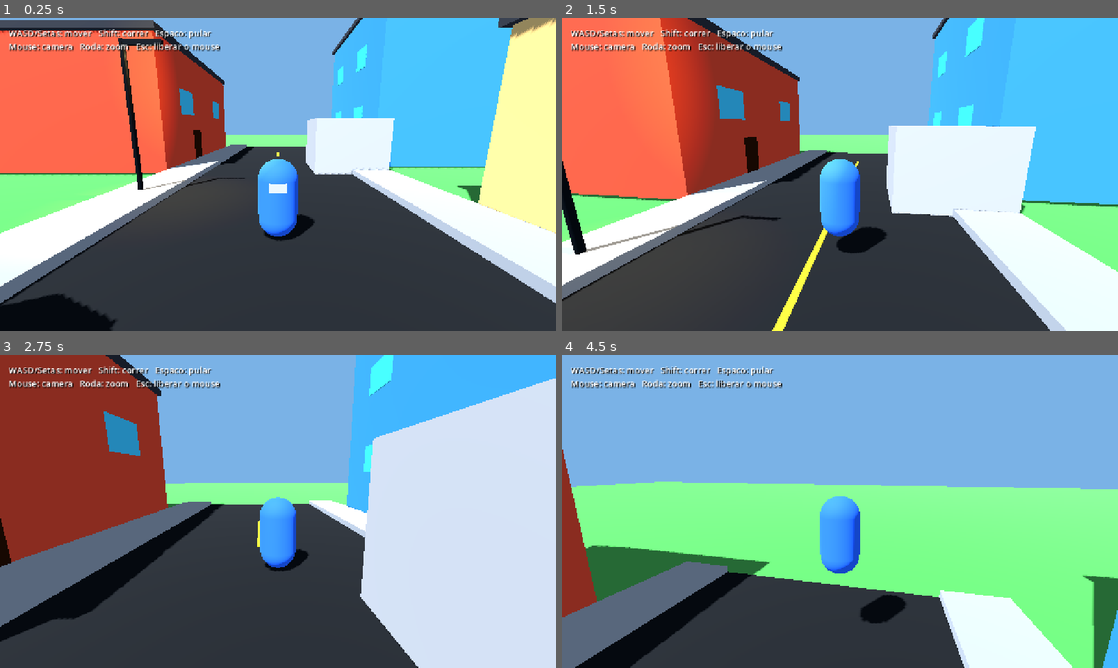
Above: before the commit, frames 1-4 (two rows, left to right).
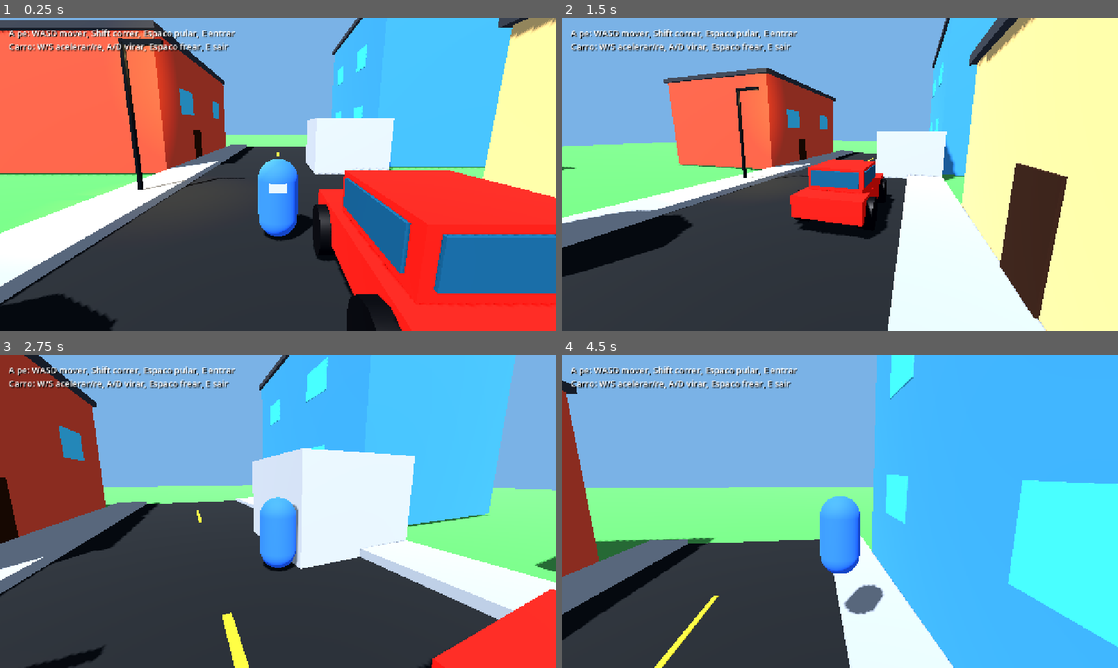
Above: after the commit, the same moments.

Repository: Rafium-MS/malandragem
Game: Godot game, scene res://scenes/main.tscn
Same seed, same stepped clock (60 frames per second), same inputs: the game is played once before the commit and once after it.
Inputs (mouse positions are in pixels of both pictures, inside the frame that each line leads up to):
- Up to frame 1 (0.25 s): no input
- Up to frame 2 (1.5 s): tap Enter at 0.5 s; move the mouse to (867, 174) at 0.52 s; hold E (interact, bound only after the commit) 0.53-1.28 s; hold W (move_forward) from 0.53 s (still down); tap Space (jump) at 0.77, 0.8, 1.07, 1.35 s; move the mouse to (812, 174) at 1.27 s
- Up to frame 3 (2.75 s): keep holding W (move_forward); tap Space (jump) at 1.52, 1.82, 2.3 s; tap E (interact, bound only after the commit) at 1.55 s; move the mouse to (289, 505) at 2.02 s; hold Shift (sprint) from 2.03 s (still down)
- Up to frame 4 (4.5 s): keep holding W (move_forward); move the mouse to (834, 517) at 2.77 s; release Shift (sprint) at 2.78 s; tap E (interact, bound only after the commit) at 2.85 s; tap Space (jump) at 3.02, 3.32, 3.77, 3.8, 4.07, 4.35 s; move the mouse to (878, 514) at 3.52 s; hold E (interact, bound only after the commit) 3.53-4.28 s; move the mouse to (795, 508) at 4.27 s

The runs differ from the first frame. In frame 1, 21% of the frame differs, in the area x 1-100%, y 3-100%; in frame 2, 67%, in the area x 0-100%, y 0-100%; in frame 3, 53%; in frame 4, 61%.

Commit message:
feat: adicionar primeiro veiculo dirigivel

Diff:
--- a/project.godot
+++ b/project.godot
@@ -59,6 +59,11 @@
 , Object(InputEventKey,"physical_keycode":4194326)
 ]
 }
+interact={
+"deadzone": 0.5,
+"events": [Object(InputEventKey,"physical_keycode":69)
+]
+}
 
 [rendering]
 
--- a/scenes/main.tscn
+++ b/scenes/main.tscn
@@ -1,7 +1,8 @@
-[gd_scene load_steps=9 format=3]
+[gd_scene load_steps=10 format=3]
 
 [ext_resource type="PackedScene" path="res://scenes/player/player.tscn" id="1_player"]
 [ext_resource type="PackedScene" path="res://scenes/world/city_map.tscn" id="2_city"]
+[ext_resource type="PackedScene" path="res://scenes/vehicles/arcade_car.tscn" id="3_car"]
 
 [sub_resource type="Environment" id="Environment_main"]
 background_mode = 1
@@ -62,6 +63,9 @@
 
 [node name="CityMap" parent="." instance=ExtResource("2_city")]
 
+[node name="ArcadeCar" parent="." instance=ExtResource("3_car")]
+position = Vector3(2, 0.1, 6)
+
 [node name="Instructions" type="Label" parent="."]
 offset_left = 20.0
 offset_top = 20.0
@@ -71,4 +75,4 @@
 theme_override_constants/shadow_offset_x = 2
 theme_override_constants/shadow_offset_y = 2
 theme_override_font_sizes/font_size = 20
-text = "WASD/Setas: mover   Shift: correr   Espaco: pular\nMouse: camera   Roda: zoom   Esc: liberar o mouse"
+text = "A pe: WASD mover, Shift correr, Espaco pular, E entrar\nCarro: W/S acelerar/re, A/D virar, Espaco frear, E sair"
--- /dev/null
+++ b/scenes/vehicles/arcade_car.tscn
@@ -0,0 +1,147 @@
+[gd_scene load_steps=10 format=3]
+
+[ext_resource type="Script" path="res://scripts/arcade_car.gd" id="1_script"]
+
+[sub_resource type="BoxShape3D" id="Shape_body"]
+size = Vector3(2.0, 1.7, 4.2)
+
+[sub_resource type="BoxMesh" id="Mesh_cube"]
+size = Vector3(1, 1, 1)
+
+[sub_resource type="CylinderMesh" id="Mesh_wheel"]
+top_radius = 0.5
+bottom_radius = 0.5
+height = 0.45
+radial_segments = 12
+
+[sub_resource type="StandardMaterial3D" id="Mat_body"]
+albedo_color = Color(0.82, 0.08, 0.055, 1)
+roughness = 0.72
+
+[sub_resource type="StandardMaterial3D" id="Mat_dark"]
+albedo_color = Color(0.035, 0.045, 0.055, 1)
+roughness = 0.5
+
+[sub_resource type="StandardMaterial3D" id="Mat_window"]
+albedo_color = Color(0.12, 0.32, 0.42, 1)
+metallic = 0.25
+roughness = 0.2
+
+[sub_resource type="StandardMaterial3D" id="Mat_light"]
+albedo_color = Color(1, 0.86, 0.35, 1)
+emission_enabled = true
+emission = Color(1, 0.7, 0.18, 1)
+emission_energy_multiplier = 1.5
+
+[sub_resource type="StandardMaterial3D" id="Mat_bumper"]
+albedo_color = Color(0.16, 0.17, 0.18, 1)
+metallic = 0.65
+roughness = 0.42
+
+[node name="ArcadeCar" type="CharacterBody3D"]
+script = ExtResource("1_script")
+floor_snap_length = 0.45
+floor_max_angle = 0.785398
+
+[node name="CollisionShape3D" type="CollisionShape3D" parent="."]
+position = Vector3(0, 0.9, 0)
+shape = SubResource("Shape_body")
+
+[node name="Visual" type="Node3D" parent="."]
+
+[node name="LowerBody" type="MeshInstance3D" parent="Visual"]
+position = Vector3(0, 0.8, 0)
+scale = Vector3(2.1, 0.65, 4.3)
+mesh = SubResource("Mesh_cube")
+material_override = SubResource("Mat_body")
+
+[node name="Cabin" type="MeshInstance3D" parent="Visual"]
+position = Vector3(0, 1.45, 0.25)
+scale = Vector3(1.75, 0.75, 2.15)
+mesh = SubResource("Mesh_cube")
+material_override = SubResource("Mat_body")
+
+[node name="Windshield" type="MeshInstance3D" parent="Visual"]
+position = Vector3(0, 1.5, -0.84)
+scale = Vector3(1.5, 0.48, 0.06)
+mesh = SubResource("Mesh_cube")
+material_override = SubResource("Mat_window")
+
+[node name="RearWindow" type="MeshInstance3D" parent="Visual"]
+position = Vector3(0, 1.5, 1.34)
+scale = Vector3(1.5, 0.48, 0.06)
+mesh = SubResource("Mesh_cube")
+material_override = SubResource("Mat_window")
+
+[node name="LeftWindow" type="MeshInstance3D" parent="Visual"]
+position = Vector3(-0.89, 1.5, 0.25)
+scale = Vector3(0.05, 0.48, 1.75)
+mesh = SubResource("Mesh_cube")
+material_override = SubResource("Mat_window")
+
+[node name="RightWindow" type="MeshInstance3D" parent="Visual"]
+position = Vector3(0.89, 1.5, 0.25)
+scale = Vector3(0.05, 0.48, 1.75)
+mesh = SubResource("Mesh_cube")
+material_override = SubResource("Mat_window")
+
+[node name="FrontLeftWheel" type="Node3D" parent="Visual"]
+position = Vector3(-1.02, 0.55, -1.25)
+
+[node name="Mesh" type="MeshInstance3D" parent="Visual/FrontLeftWheel"]
+rotation_degrees = Vector3(0, 0, 90)
+mesh = SubResource("Mesh_wheel")
+material_override = SubResource("Mat_dark")
+
+[node name="FrontRightWheel" type="Node3D" parent="Visual"]
+position = Vector3(1.02, 0.55, -1.25)
+
+[node name="Mesh" type="MeshInstance3D" parent="Visual/FrontRightWheel"]
+rotation_degrees = Vector3(0, 0, 90)
+mesh = SubResource("Mesh_wheel")
+material_override = SubResource("Mat_dark")
+
+[node name="RearLeftWheel" type="MeshInstance3D" parent="Visual"]
+position = Vector3(-1.02, 0.55, 1.3)
+rotation_degrees = Vector3(0, 0, 90)
+mesh = SubResource("Mesh_wheel")
+material_override = SubResource("Mat_dark")
+
+[node name="RearRightWheel" type="MeshInstance3D" parent="Visual"]
+position = Vector3(1.02, 0.55, 1.3)
+rotation_degrees = Vector3(0, 0, 90)
+mesh = SubResource("Mesh_wheel")
+material_override = SubResource("Mat_dark")
+
+[node name="LeftHeadlight" type="MeshInstance3D" parent="Visual"]
+position = Vector3(-0.62, 0.88, -2.17)
+scale = Vector3(0.42, 0.24, 0.06)
+mesh = SubResource("Mesh_cube")
+material_override = SubResource("Mat_light")
+
+[node name="RightHeadlight" type="MeshInstance3D" parent="Visual"]
+position = Vector3(0.62, 0.88, -2.17)
+scale = Vector3(0.42, 0.24, 0.06)
+mesh = SubResource("Mesh_cube")
+material_override = SubResource("Mat_light")
+
+[node name="FrontBumper" type="MeshInstance3D" parent="Visual"]
+position = Vector3(0, 0.58, -2.2)
+scale = Vector3(2.15, 0.2, 0.16)
+mesh = SubResource("Mesh_cube")
+material_override = SubResource("Mat_bumper")
+
+[node name="ExitPoint" type="Marker3D" parent="."]
+position = Vector3(-2.0, 0.2, 0)
+
+[node name="CameraPivot" type="Node3D" parent="."]
+position = Vector3(0, 1.55, 0.8)
+rotation = Vector3(-0.174533, 0, 0)
+
+[node name="SpringArm3D" type="SpringArm3D" parent="CameraPivot"]
+spring_length = 7.0
+margin = 0.2
+collision_mask = 1
+
+[node name="Camera3D" type="Camera3D" parent="CameraPivot/SpringArm3D"]
+fov = 72.0
--- /dev/null
+++ b/scripts/arcade_car.gd
@@ -0,0 +1,126 @@
+class_name ArcadeCar
+extends CharacterBody3D
+
+@export_category("Motor")
+@export var max_forward_speed := 22.0
+@export var max_reverse_speed := 8.0
+@export var engine_acceleration := 12.0
+@export var reverse_acceleration := 8.0
+@export var rolling_drag := 5.0
+@export var brake_strength := 28.0
+
+@export_category("Direcao")
+@export var steering_speed := 1.8
+@export var minimum_steering_speed := 0.5
+@export var high_speed_steering_factor := 0.4
+
+@export_category("Camera")
+@export var mouse_sensitivity := 0.0025
+@export var camera_smooth_speed := 14.0
+
+@onready var camera_pivot: Node3D = $CameraPivot
+@onready var camera: Camera3D = $CameraPivot/SpringArm3D/Camera3D
+@onready var front_left: Node3D = $Visual/FrontLeftWheel
+@onready var front_right: Node3D = $Visual/FrontRightWheel
+@onready var exit_point: Marker3D = $ExitPoint
+
+var gravity: float = ProjectSettings.get_setting("physics/3d/default_gravity")
+var current_speed := 0.0
+var _driver: Node3D
+var _camera_yaw := 0.0
+var _camera_pitch := deg_to_rad(-10.0)
+
+
+func _ready() -> void:
+	add_to_group("vehicles")
+	camera.current = false
+
+
+func _unhandled_input(event: InputEvent) -> void:
+	if _driver == null:
+		return
+	if event is InputEventMouseMotion and Input.mouse_mode == Input.MOUSE_MODE_CAPTURED:
+		_camera_yaw -= event.relative.x * mouse_sensitivity
+		_camera_pitch = clamp(
+			_camera_pitch - event.relative.y * mouse_sensitivity,
+			deg_to_rad(-40.0),
+			deg_to_rad(45.0)
+		)
+
+
+func _process(delta: float) -> void:
+	if _driver == null:
+		return
+	var weight := 1.0 - exp(-camera_smooth_speed * delta)
+	camera_pivot.rotation.y = lerp_angle(camera_pivot.rotation.y, _camera_yaw, weight)
+	camera_pivot.rotation.x = lerp_angle(camera_pivot.rotation.x, _camera_pitch, weight)
+
+
+func _physics_process(delta: float) -> void:
+	if not is_on_floor():
+		velocity.y -= gravity * delta
+	else:
+		velocity.y = -0.5
+
+	if _driver != null:
+		_apply_engine(delta)
+		_apply_steering(delta)
+	else:
+		current_speed = move_toward(current_speed, 0.0, rolling_drag * delta)
+
+	var forward := -global_transform.basis.z
+	velocity.x = forward.x * current_speed
+	velocity.z = forward.z * current_speed
+	move_and_slide()
+
+	for index in get_slide_collision_count():
+		var collision := get_slide_collision(index)
+		if absf(collision.get_normal().y) < 0.5:
+			current_speed *= 0.35
+			break
+
+
+func _apply_engine(delta: float) -> void:
+	var throttle := Input.get_axis("move_back", "move_forward")
+	if Input.is_action_pressed("jump"):
+		current_speed = move_toward(current_speed, 0.0, brake_strength * delta)
+	elif throttle > 0.0:
+		current_speed = move_toward(current_speed, max_forward_speed, engine_acceleration * throttle * delta)
+	elif throttle < 0.0:
+		current_speed = move_toward(current_speed, -max_reverse_speed, reverse_acceleration * -throttle * delta)
+	else:
+		current_speed = move_toward(current_speed, 0.0, rolling_drag * delta)
+
+
+func _apply_steering(delta: float) -> void:
+	var steering_input := Input.get_axis("move_left", "move_right")
+	if absf(current_speed) < minimum_steering_speed:
+		steering_input = 0.0
+
+	var speed_ratio := clampf(absf(current_speed) / max_forward_speed, 0.0, 1.0)
+	var steering_factor := lerpf(1.0, high_speed_steering_factor, speed_ratio)
+	var reverse_direction := signf(current_speed)
+	rotate_y(-steering_input * steering_speed * steering_factor * reverse_direction * delta)
+	front_left.rotation.y = lerp(front_left.rotation.y, -steering_input * 0.45, 10.0 * delta)
+	front_right.rotation.y = lerp(front_right.rotation.y, -steering_input * 0.45, 10.0 * delta)
+
+
+func can_enter() -> bool:
+	return _driver == null and absf(current_speed) < 2.0
+
+
+func set_driver(player: Node3D) -> void:
+	_driver = player
+	_camera_yaw = 0.0
+	_camera_pitch = deg_to_rad(-10.0)
+	camera_pivot.rotation = Vector3(_camera_pitch, 0.0, 0.0)
+	camera.current = true
+
+
+func remove_driver() -> void:
+	_driver = null
+	camera.current = false
+
+
+func get_exit_position() -> Vector3:
+	return exit_point.global_position
--- a/scripts/player.gd
+++ b/scripts/player.gd
@@ -13,6 +13,9 @@
 @export_range(0.0, 0.5, 0.01) var coyote_time := 0.12
 @export_range(0.0, 0.5, 0.01) var jump_buffer_time := 0.12
 @export var visual_turn_speed := 14.0
+
+@export_category("Interacao")
+@export var interaction_distance := 3.0
 
 @export_category("Camera")
 @export var mouse_sensitivity := 0.0025
@@ -30,6 +33,7 @@
 @onready var spring_arm: SpringArm3D = $CameraPivot/SpringArm3D
 @onready var camera: Camera3D = $CameraPivot/SpringArm3D/Camera3D
 @onready var visual: Node3D = $Visual
+@onready var body_collision: CollisionShape3D = $CollisionShape3D
 
 var gravity: float = ProjectSettings.get_setting("physics/3d/default_gravity")
 var _target_camera_yaw := 0.0
@@ -38,6 +42,7 @@
 var _coyote_timer := 0.0
 var _jump_buffer_timer := 0.0
 var _movement_state: StringName = &"idle"
+var _current_vehicle: Node3D
 
 
 func _ready() -> void:
@@ -47,6 +52,17 @@
 
 
 func _unhandled_input(event: InputEvent) -> void:
+	if event.is_action_pressed("interact"):
+		if is_instance_valid(_current_vehicle):
+			_exit_current_vehicle()
+		else:
+			_try_enter_nearest_vehicle()
+		get_viewport().set_input_as_handled()
+		return
+
+	if is_instance_valid(_current_vehicle):
+		return
+
 	if event is InputEventMouseMotion and Input.mouse_mode == Input.MOUSE_MODE_CAPTURED:
 		_target_camera_yaw -= event.relative.x * mouse_sensitivity
 		_target_camera_pitch -= event.relative.y * mouse_sensitivity
@@ -72,6 +88,9 @@
 
 
 func _process(delta: float) -> void:
+	if is_instance_valid(_current_vehicle):
+		return
+
 	var camera_weight := 1.0 - exp(-camera_smooth_speed * delta)
 	camera_pivot.rotation.y = lerp_angle(camera_pivot.rotation.y, _target_camera_yaw, camera_weight)
 	camera_pivot.rotation.x = lerp_angle(camera_pivot.rotation.x, _target_camera_pitch, camera_weight)
@@ -84,6 +103,11 @@
 
 
 func _physics_process(delta: float) -> void:
+	if is_instance_valid(_current_vehicle):
+		global_position = _current_vehicle.global_position
+		velocity = Vector3.ZERO
+		return
+
 	_update_jump_timers(delta)
 	_apply_gravity_and_jump(delta)
 
@@ -149,3 +173,35 @@
 
 func _horizontal_speed() -> float:
 	return Vector2(velocity.x, velocity.z).length()
+
+
+func _try_enter_nearest_vehicle() -> void:
+	var nearest_vehicle: Node3D
+	var nearest_distance := interaction_distance
+	for candidate in get_tree().get_nodes_in_group("vehicles"):
+		if not candidate is Node3D or not candidate.has_method("set_driver"):
+			continue
+		var distance := global_position.distance_to(candidate.global_position)
+		if distance <= nearest_distance and candidate.call("can_enter"):
+			nearest_vehicle = candidate
+			nearest_distance = distance
+
+	if nearest_vehicle == null:
+		return
+
+	_current_vehicle = nearest_vehicle
+	velocity = Vector3.ZERO
+	visual.visible = false
+	body_collision.set_deferred("disabled", true)
+	camera.current = false
+	_current_vehicle.call("set_driver", self)
+
+
+func _exit_current_vehicle() -> void:
+	var vehicle := _current_vehicle
+	_current_vehicle = null
+	global_position = vehicle.call("get_exit_position")
+	vehicle.call("remove_driver")
+	visual.visible = true
+	body_collision.set_deferred("disabled", false)
+	camera.current = true
Not shown, added: scripts/arcade_car.gd.uid
Not shown, changed: README.md
